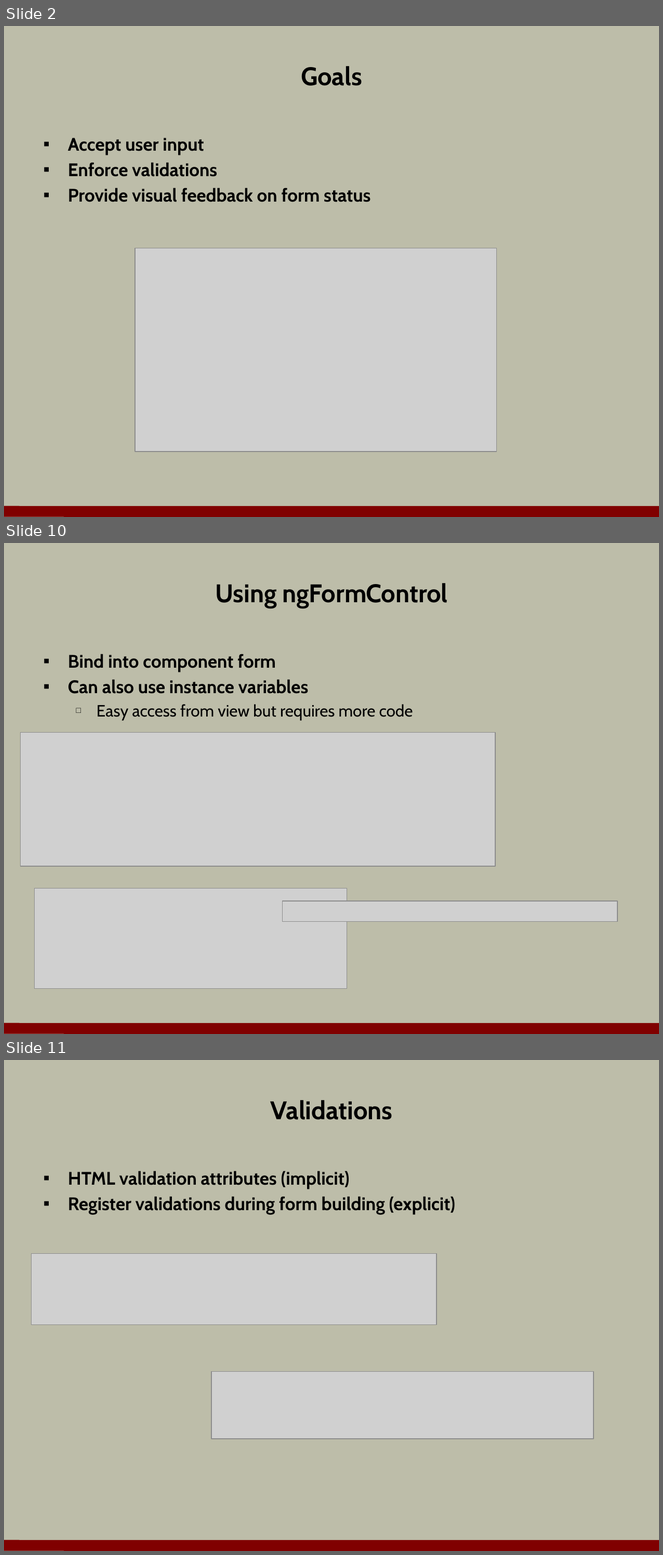
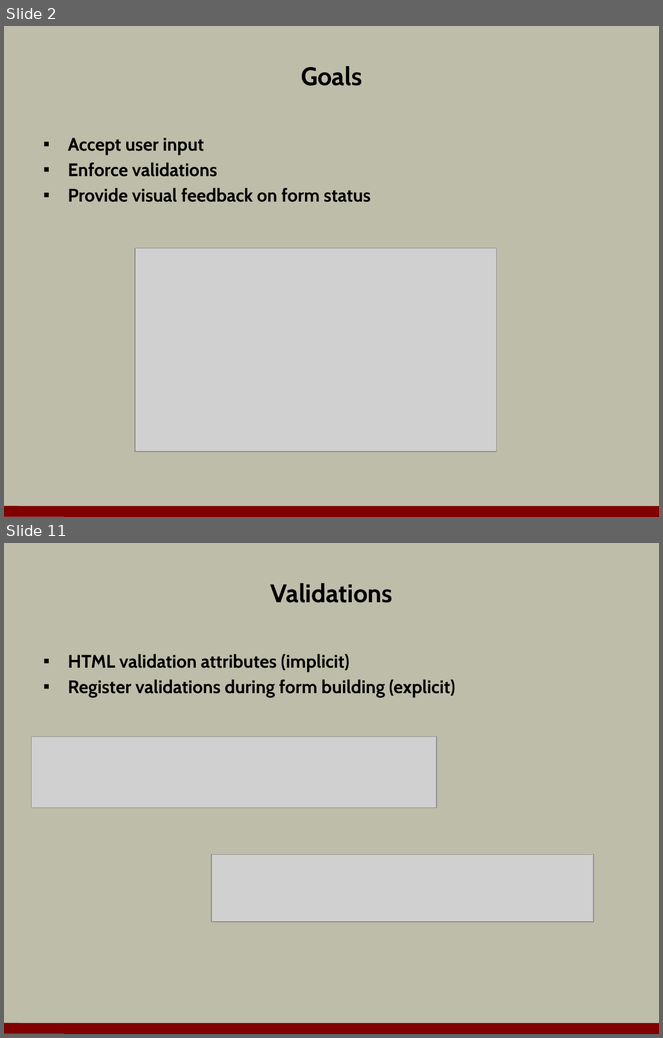
Before and after one commit to OdeToCode/classes, a slide deck: angular2/slides/06_forms.pptx. Shown one above the other, each under a label of ours: slides 2, 10 and 11 before the commit, slides 2 and 11 after it; the slides between them are not shown. The pictures are 663x1555 and 663x1038 pixels, drawn with LibreOffice and Linux fonts; fonts in the diff are those of the drawing; grey boxes stand for pictures; background and template pictures are left out. Boxes give left, top, right and bottom in pixels: in the first picture for what was removed or moved away, otherwise in the second. Text is boxed around its words. In the diff, an @@ line names an element or a change of style, - is before the commit and + after.

```diff
--- a/angular2/slides/06_forms.pptx
+++ b/angular2/slides/06_forms.pptx
@@ slide 10 removed at [4, 543, 659, 1034], background #BDBDA9; not listed: 1 template element that a slide beside it also shows @@
@@ title removed at [215, 583, 448, 608] @@
-Using ngFormControl
@@ text removed at [68, 654, 413, 720] @@
-▪ Bind into component form
-▪ Can also use instance variables
-  □ Easy access from view but requires more code
@@ picture removed at [21, 733, 495, 866] @@
@@ picture removed at [35, 889, 347, 989] @@
@@ picture removed at [283, 901, 617, 922] @@
```
Also in this commit, not shown: 3 slides changed, 7 slides added, 8 other slides removed.
